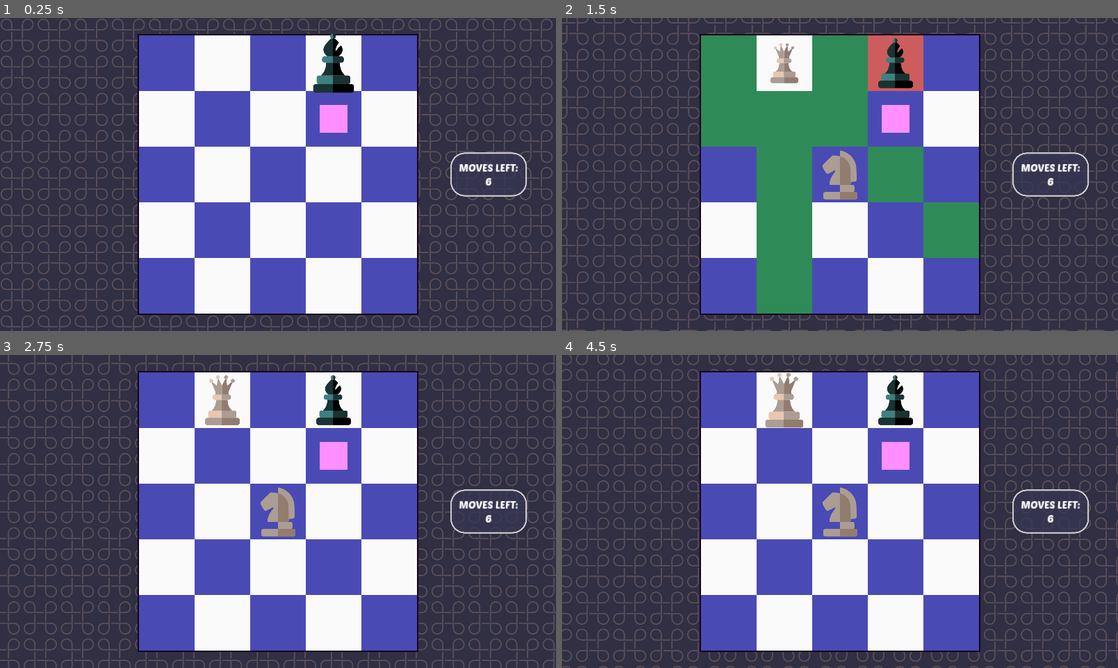
Above: before the commit, frames 1-4 (two rows, left to right).
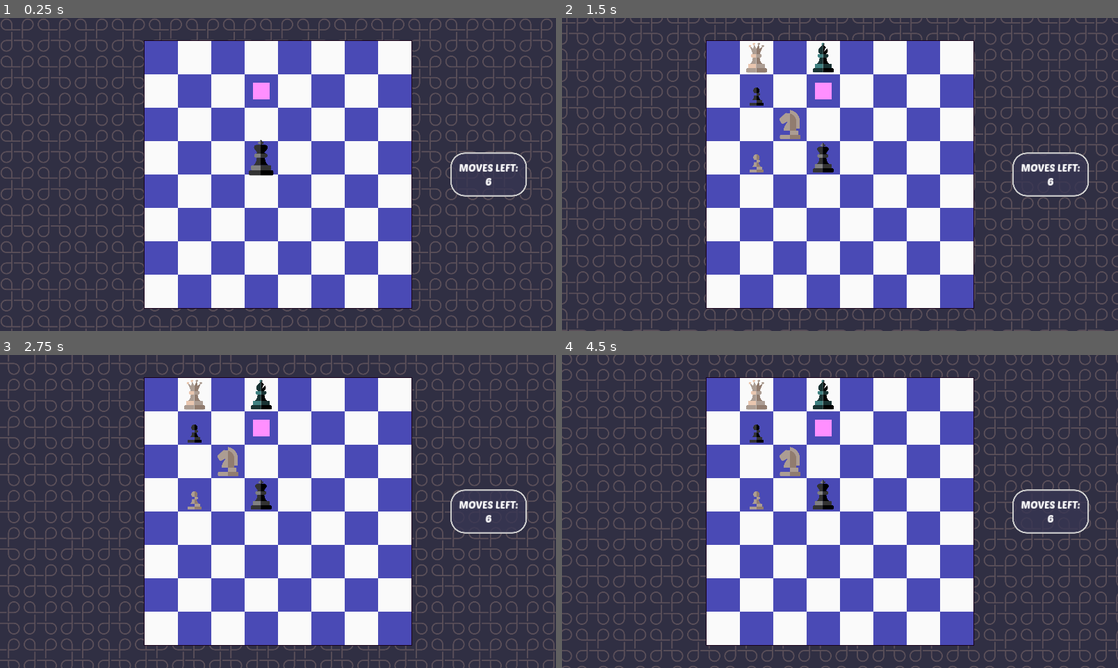
Above: after the commit, the same moments.

Repository: valentin-volatile/TchezLaik
Game: Godot game, scene res://scenes/levels/Level.tscn
Two runs of this game, one before a commit and one after it. Both use one fixed random seed, a clock stepped at 60 frames per second and the inputs below.
Inputs (mouse positions are in pixels of both pictures, inside the frame that each line leads up to):
- Up to frame 1 (0.25 s): no input
- Up to frame 2 (1.5 s): move the mouse to (895, 61) at 0.52 s; right-click (895, 61) at 0.6 s; click (895, 61) at 0.67 s; move the mouse to (784, 61) at 1.27 s; click (784, 61) at 1.35 s
- Up to frame 3 (2.75 s): right-click (222, 398) at 1.55 s; move the mouse to (278, 511) at 2.02 s; right-click (278, 511) at 2.1 s; click (278, 511) at 2.17 s
- Up to frame 4 (4.5 s): move the mouse to (895, 455) at 2.77 s; right-click (895, 455) at 2.85 s; click (895, 455) at 2.92 s; move the mouse to (728, 398) at 3.52 s; click (728, 398) at 3.6 s; right-click (728, 398) at 3.8 s; move the mouse to (784, 398) at 4.27 s; right-click (784, 398) at 4.35 s; click (784, 398) at 4.42 s

The runs differ from the first frame. In frame 1, 26% of the frame differs, in the area x 24-76%, y 4-95%; in frame 2, 35%, in the area x 24-76%, y 5-95%; in frame 3, 26%; in frame 4, 27%.

Commit message:
Fixed sounds, added SafePiece Class

Diff:
--- a/scenes/levels/Level.tscn
+++ b/scenes/levels/Level.tscn
@@ -6,10 +6,12 @@
 [ext_resource type="Script" path="res://scripts/grid.gd" id="4_3ung6"]
 [ext_resource type="PackedScene" uid="uid://cxmu2x8p5w5id" path="res://scenes/tiles/Tile.tscn" id="5_t62qt"]
 [ext_resource type="PackedScene" uid="uid://c2xm1y3ds60w8" path="res://scenes/pieces/PieceQueen.tscn" id="7_rg5y7"]
+[ext_resource type="PackedScene" uid="uid://bxtscrtbaiqta" path="res://scenes/pieces/PieceKing.tscn" id="7_vip0i"]
 [ext_resource type="Texture2D" uid="uid://7sip6ic0w6og" path="res://sprites/tiles/tile_basic.png" id="9_6fnj5"]
 [ext_resource type="PackedScene" uid="uid://dr3rlsnqlic7k" path="res://scenes/pieces/PieceKnight.tscn" id="9_nohm1"]
 [ext_resource type="PackedScene" uid="uid://bw6bxn2hh2ink" path="res://scenes/pieces/PieceUFO.tscn" id="10_82ds0"]
 [ext_resource type="Script" path="res://scripts/camera.gd" id="10_db16e"]
+[ext_resource type="PackedScene" uid="uid://d2rhr11sfajvb" path="res://scenes/pieces/PiecePawn.tscn" id="11_taovh"]
 [ext_resource type="PackedScene" uid="uid://cdgruyigpftjo" path="res://scenes/tiles/TilePromotion.tscn" id="12_6w6c0"]
 
 [node name="Level" type="Node2D"]
@@ -26,6 +28,8 @@
 
 [node name="Grid" type="Node2D" parent="."]
 script = ExtResource("4_3ung6")
+rows = 8
+columns = 8
 tile_scene = ExtResource("5_t62qt")
 tile_texture = ExtResource("9_6fnj5")
 bg_colour = Color(0.0955989, 0.00582926, 0.108098, 1)
@@ -33,6 +37,15 @@
 
 [node name="Pieces" type="Node2D" parent="Grid"]
 z_index = 10
+
+[node name="PieceKing" parent="Grid/Pieces" instance=ExtResource("7_vip0i")]
+position = Vector2(768, 768)
+colour = null
+capture_reach = null
+moves_when_capturing = null
+can_jump_over_obstacles = null
+stops_movement = null
+colour_affects_movement = null
 
 [node name="PieceUFO" parent="Grid/Pieces" instance=ExtResource("10_82ds0")]
 position = Vector2(768, 0)
@@ -43,6 +56,13 @@
 
 [node name="PieceKnight" parent="Grid/Pieces" instance=ExtResource("9_nohm1")]
 position = Vector2(512, 512)
+colour = "white"
+
+[node name="PiecePawn" parent="Grid/Pieces" instance=ExtResource("11_taovh")]
+position = Vector2(256, 256)
+
+[node name="PiecePawn2" parent="Grid/Pieces" instance=ExtResource("11_taovh")]
+position = Vector2(256, 768)
 colour = "white"
 
 [node name="Tiles" type="Node2D" parent="Grid"]
@@ -62,7 +82,6 @@
 
 [node name="Camera2D" type="Camera2D" parent="."]
 script = ExtResource("10_db16e")
-override_zoom = Vector2(0.75, 0.75)
 
 [node name="Label" type="Label" parent="."]
 offset_right = 40.0
--- a/scenes/pieces/PieceKing.tscn
+++ b/scenes/pieces/PieceKing.tscn
@@ -13,8 +13,13 @@
 [node name="PieceKing" instance=ExtResource("1_6o7y6")]
 script = ExtResource("2_dioxo")
 piece_name = "king"
+colour = null
 move_reach = 1
-eat_reach = 1
+capture_reach = 1
+moves_when_capturing = null
+can_jump_over_obstacles = null
+stops_movement = null
+colour_affects_movement = null
 
 [node name="Light" parent="Pivot" index="0"]
 texture = ExtResource("3_ryd86")
--- a/scenes/pieces/PiecePawn.tscn
+++ b/scenes/pieces/PiecePawn.tscn
@@ -14,7 +14,8 @@
 script = ExtResource("2_43y4q")
 piece_name = "pawn"
 move_reach = 2
-eat_reach = 1
+capture_reach = 1
+colour_affects_movement = true
 
 [node name="Light" parent="Pivot" index="0"]
 texture = ExtResource("3_hsbcm")
--- a/scenes/pieces/PieceTemplate.tscn
+++ b/scenes/pieces/PieceTemplate.tscn
@@ -1,14 +1,11 @@
-[gd_scene load_steps=20 format=3 uid="uid://bj2bih23nwha8"]
+[gd_scene load_steps=17 format=3 uid="uid://bj2bih23nwha8"]
 
 [ext_resource type="Texture2D" uid="uid://dy4dyi5rvk4i7" path="res://sprites/pieces/Bishop/Bishop C.png" id="1_ho22d"]
 [ext_resource type="Texture2D" uid="uid://b3wkxsmo4fknj" path="res://sprites/pieces/Bishop/Bishop B.png" id="2_x23xk"]
 [ext_resource type="Texture2D" uid="uid://dmyuxv2lcvev1" path="res://sprites/pieces/Bishop/Bishop A.png" id="3_7rilx"]
-[ext_resource type="AudioStream" uid="uid://bkkx6nrwqyd06" path="res://sounds/move (1).wav" id="4_kislh"]
-[ext_resource type="AudioStream" uid="uid://deure7npyjud2" path="res://sounds/move (2).wav" id="5_0efbi"]
-[ext_resource type="AudioStream" uid="uid://cw15f2o7hp788" path="res://sounds/move (3).wav" id="6_7hsth"]
-[ext_resource type="AudioStream" uid="uid://bmqkn0jdaq2rr" path="res://sounds/move (4).wav" id="7_5184o"]
-[ext_resource type="AudioStream" uid="uid://cuwg1t6kbs8p8" path="res://sounds/move (5).wav" id="8_dl2j1"]
-[ext_resource type="AudioStream" uid="uid://cbbgmda0gg0bs" path="res://sounds/move (6).wav" id="9_vpqom"]
+[ext_resource type="AudioStream" uid="uid://deure7npyjud2" path="res://sounds/pieces/move/move_1.wav" id="4_ktujn"]
+[ext_resource type="AudioStream" uid="uid://bmqkn0jdaq2rr" path="res://sounds/pieces/move/move_2.wav" id="5_7e2wk"]
+[ext_resource type="AudioStream" uid="uid://cbbgmda0gg0bs" path="res://sounds/pieces/move/move_3.wav" id="6_p587g"]
 
 [sub_resource type="RectangleShape2D" id="RectangleShape2D_xi27u"]
 resource_local_to_scene = true
@@ -262,21 +259,14 @@
 "selected": SubResource("Animation_bywlj")
 }
 
-[sub_resource type="AudioStreamRandomizer" id="AudioStreamRandomizer_e7spt"]
-random_pitch = 1.2
-streams_count = 6
-stream_0/stream = ExtResource("4_kislh")
+[sub_resource type="AudioStreamRandomizer" id="AudioStreamRandomizer_nk1ly"]
+streams_count = 3
+stream_0/stream = ExtResource("4_ktujn")
 stream_0/weight = 1.0
-stream_1/stream = ExtResource("5_0efbi")
+stream_1/stream = ExtResource("5_7e2wk")
 stream_1/weight = 1.0
-stream_2/stream = ExtResource("6_7hsth")
+stream_2/stream = ExtResource("6_p587g")
 stream_2/weight = 1.0
-stream_3/stream = ExtResource("7_5184o")
-stream_3/weight = 1.0
-stream_4/stream = ExtResource("8_dl2j1")
-stream_4/weight = 1.0
-stream_5/stream = ExtResource("9_vpqom")
-stream_5/weight = 1.0
 
 [node name="PieceTemplate" type="Node2D"]
 
@@ -304,7 +294,7 @@
 }
 
 [node name="AudioMove" type="AudioStreamPlayer2D" parent="."]
-stream = SubResource("AudioStreamRandomizer_e7spt")
+stream = SubResource("AudioStreamRandomizer_nk1ly")
 bus = &"SFX"
 
 [connection signal="input_event" from="Area2D" to="." method="_on_area_2d_input_event"]
--- a/scripts/global.gd
+++ b/scripts/global.gd
@@ -63,6 +63,7 @@
 
 	# leave captures as they were
 	grid_matrix[piece.position.y/TILE_SIZE][piece.position.x/TILE_SIZE][1] = piece
+
 	for enemy_piece in pieces:
 		if enemy_piece.colour == piece.colour: continue
 		enemy_piece._update_valid_captures()
--- a/scripts/grid.gd
+++ b/scripts/grid.gd
@@ -81,6 +81,7 @@
 		Global.modify_matrix_tile_at_pos(pos, tile)
 		tile.show_debug_info(debug_info)
 
+
 func set_up_pieces() -> void:
 	var piece_array = pieces.get_children()
 
@@ -102,7 +103,7 @@
 	pieces.add_child(piece)
 	set_up_piece(piece)
 	piece.appear()
-	piece.update_valid_tiles()
+	#piece.update_valid_tiles()
 
 
 func set_up_grid_bg() -> void:
--- a/scripts/level.gd
+++ b/scripts/level.gd
@@ -1,7 +1,7 @@
 extends Node2D
 class_name Level
 
-signal piece_eaten(piece: Piece)
+signal piece_captured(piece: Piece)
 #signal finished
 
 @export var moves_amount: int = 5
@@ -47,6 +47,9 @@
 
 
 func set_selected_piece(piece: Piece) -> void:
+	if piece: piece.update_valid_tiles()
+	if selected_piece: selected_piece.update_valid_tiles()
+
 	if not piece:
 		if selected_piece:
 			selected_piece.set_selected(false)
@@ -66,14 +69,16 @@
 
 
 func highlight_piece_valid_tiles(boolean: bool, piece: Piece) -> void:
+	#for pos in piece.move_tiles:
+		#highlight_tile(boolean, pos, false)
+	#
+	#for pos in piece.capture_tiles:
+		#var enemy_piece = Global.get_piece_at_pos(pos)
+		#if enemy_piece and enemy_piece.colour != piece.colour:
+			#highlight_tile(boolean, pos, true)
 
-	for pos in piece.move_tiles:
-		highlight_tile(boolean, pos, false)
-
-	for pos in piece.capture_tiles:
-		var enemy_piece = Global.get_piece_at_pos(pos)
-		if enemy_piece and enemy_piece.colour != piece.colour:
-			highlight_tile(boolean, pos, true)
+	for pos in piece.checked_tiles:
+		highlight_tile(boolean, pos, true)
 
 
 func highlight_tile(boolean: bool, pos: Vector2, capture_colour: bool) -> void:
@@ -95,9 +100,9 @@
 	if piece.position in selected_piece.capture_tiles:
 		var current_piece = selected_piece
 		set_selected_piece(null)
-		current_piece.eat(piece)
+		current_piece.capture(piece)
 		update_move_counter()
-		piece_eaten.emit(piece)
+		piece_captured.emit(piece)
 		return
 
 	if (not piece.position in selected_piece.move_tiles and piece.selectable):
--- a/scripts/pieces/piece_bishop.gd
+++ b/scripts/pieces/piece_bishop.gd
@@ -6,5 +6,5 @@
 	move_directions = [Vector2(Global.TILE_SIZE, Global.TILE_SIZE), Vector2(-Global.TILE_SIZE, -Global.TILE_SIZE),
 					Vector2(-Global.TILE_SIZE, Global.TILE_SIZE), Vector2(Global.TILE_SIZE, -Global.TILE_SIZE)]
 
-	eat_directions = [Vector2(Global.TILE_SIZE, Global.TILE_SIZE), Vector2(-Global.TILE_SIZE, -Global.TILE_SIZE),
+	capture_directions = [Vector2(Global.TILE_SIZE, Global.TILE_SIZE), Vector2(-Global.TILE_SIZE, -Global.TILE_SIZE),
 					Vector2(-Global.TILE_SIZE, Global.TILE_SIZE), Vector2(Global.TILE_SIZE, -Global.TILE_SIZE)]
--- a/scripts/pieces/piece_class.gd
+++ b/scripts/pieces/piece_class.gd
@@ -8,13 +8,14 @@
 @export var piece_name: String
 @export_enum("black", "white") var colour: String = "black"
 
-#suppose it moves along the whole axis and eats the same way, use it for pieces
+#suppose it moves along the whole axis and captures the same way, use it for pieces
 # that don't work that way
 @export var move_reach: int
-@export var eat_reach: int
-@export var moves_when_eating: bool = true
+@export var capture_reach: int
+@export var moves_when_capturing: bool = true
 @export var can_jump_over_obstacles: bool = false
 @export var stops_movement: bool = true
+@export var colour_affects_movement: bool = false
 
 @onready var anim_player: AnimationPlayer = $AnimationPlayer
 @onready var sprite_pivot = $Pivot
@@ -27,7 +28,7 @@
 var highlight_colour := Color(highlight_amount, highlight_amount, highlight_amount, 0)
 
 var move_directions := []
-var eat_directions := []
+var capture_directions := []
 var move_tiles := []
 var capture_tiles := []
 #empty tiles this unit is putting in check (necessary for the ufo and king)
@@ -46,7 +47,7 @@
 	sprite_pivot.visible = false
 	set_colour(colour, false)
 	_set_up_directions()
-	Global.grid_changed.connect(update_valid_tiles)
+	#Global.grid_changed.connect(update_valid_tiles)
 
 
 func _on_area_2d_input_event(_viewport, _event, _shape_idx):
@@ -74,7 +75,7 @@
 
 func _set_up_directions():
 	#move_directions =
-	#eat_directions =
+	#capture_directions =
 	pass
 
 
@@ -96,12 +97,12 @@
 	sprite_medium.self_modulate = new_colours["medium"]
 	sprite_light.self_modulate = new_colours["light"]
 	#self, modulate
-	#var tween = create_tween()
+	#var tween = crcapturee_tween()
 	#tween.tween_property(sprite, "self_modulate", new_modulate, 0.25)
 
 
 func set_highlight(boolean: bool) -> void:
-	#var tween: Tween = create_tween()
+	#var tween: Tween = crcapturee_tween()
 	#var final_modulate
 	#var tween_time = 0.15
 
@@ -113,69 +114,83 @@
 		#tween.tween_property(self, "modulate", final_modulate, tween_time)
 	pass
 
+
 func appear() -> void:
+	visible = true
+	selectable = false
+	sprite_pivot.visible = true
 	sprite_pivot.scale = Vector2.ZERO
-	sprite_pivot.visible = true
+
+	anim_player.play("appear")
+	await anim_player.animation_finished
+
+	selectable = true
+
+
+func disappear() -> void:
+	visible = true
 	selectable = false
-	anim_player.play("appear")
-
-	await anim_player.animation_finished
-
-	selectable = true
-
-
-
-func disappear() -> void:
-	selectable = false
+
 	anim_player.play("disappear")
 	await anim_player.animation_finished
 
-	selectable = false
 	visible = false
 	finished_animation.emit()
 
 
-func eat(piece: Piece) -> void:
-	if moves_when_eating:
-		move(piece.position)
+func capture(piece: Piece) -> void:
+	if moves_when_capturing:
+		play_audio("capture", move_time-0.05)
+		move(piece.position, false)
 
 	Global.emit_grid_changed()
-	_on_eating(piece)
-	piece._on_being_eaten(self)
-
-
-func move(pos: Vector2) -> void:
+	_on_capturing(piece)
+	piece._on_being_captured(self)
+
+
+func move(pos: Vector2, play_sound: bool = true) -> void:
 	selectable = false
 	being_tweened = true
 
 	Global.modify_matrix_piece_at_pos(position, null)
 	Global.modify_matrix_piece_at_pos(pos, self)
 
-
-	#connected to level, blocks all input
+	#connected to level, blocks/resumes all input
 	started_animation.emit()
-
+	await play_move_animation(pos, play_sound)
+
+	Global.emit_grid_changed()
+	finished_animation.emit()
+
+
+func play_move_animation(pos: Vector2, play_sound: bool = true) -> void:
 	sprite_pivot.scale = Vector2(0.75, 0.75)
 	rotation_degrees = 0 if (position.x == pos.x) else -move_rotation * sign(position.x-pos.x)
 
+	if play_sound: play_audio("move", move_time-0.05)
 	var tween = create_tween().set_parallel(true)
 	tween.tween_property(self, "position", pos, move_time).set_trans(Tween.TRANS_BACK)
 	tween.tween_property(sprite_pivot, "scale", Vector2(1, 1), move_time).set_trans(Tween.TRANS_ELASTIC)
 	tween.tween_property(self, "rotation", 0, move_time).set_trans(Tween.TRANS_ELASTIC)
 	await tween.finished
-	audio_move.play()
 
 	position = pos
 	being_tweened = false
 	selectable = true
 
 
-	#connected to level, resumes input
-	Global.emit_grid_changed()
-	finished_animation.emit()
+func play_audio(sound: String, delay: float = 0.0):
+	if delay:
+		await get_tree().create_timer(delay).timeout
+
+	match sound:
+		"move":
+			audio_move.play()
 
 
 func update_valid_tiles() -> void:
+	checked_tiles = []
+	if colour_affects_movement: _set_up_directions()
 	_update_valid_captures()
 	_update_valid_moves()
 
@@ -195,8 +210,7 @@
 
 			if (new_pos == position): continue
 
-			if not(is_valid_move(new_pos)):
-				break
+			if not(is_valid_move(new_pos)): break
 
 			move_tiles.append(new_pos)
 
@@ -206,13 +220,11 @@
 	# gets called by grid (as the global vars are set in it), so
 	# they don't have a value until the grid executes it's ready function
 	capture_tiles = []
-	checked_tiles = []
-
-	var eat_amount = (eat_reach+1) if eat_reach else max(Global.grid_columns, Global.grid_rows)
-
-	for dir in eat_directions:
-
-		for amount in eat_amount:
+
+	var capture_amount = (capture_reach+1) if capture_reach else max(Global.grid_columns, Global.grid_rows)
+
+	for dir in capture_directions:
+		for amount in capture_amount:
 			var new_pos = position + (dir*amount)
 
 			if (new_pos == position): continue
@@ -225,9 +237,12 @@
 				checked_tiles.append(new_pos)
 				continue
 
-			if piece.colour == colour: break
-
-			capture_tiles.append(new_pos)
+			if piece.colour != colour:
+				capture_tiles.append(new_pos)
+
+			checked_tiles.append(new_pos)
+			break
+
 
 
 func is_valid_move(pos: Vector2) -> bool:
@@ -249,11 +264,11 @@
 	return true
 
 
-func _on_eating(piece_eaten: Piece) -> void:
-	prints(colour, piece_name, "ate", piece_eaten.colour, piece_eaten.piece_name)
-	set_colour(piece_eaten.colour)
-
-
-func _on_being_eaten(piece_eaten_by: Piece) -> void:
+func _on_capturing(piece_captured: Piece) -> void:
+	prints(colour, piece_name, "captured", piece_captured.colour, piece_captured.piece_name)
+	set_colour(piece_captured.colour)
+
+
+func _on_being_captured(piece_captured_by: Piece) -> void:
 	alive = false
 	disappear()
--- a/scripts/pieces/piece_king.gd
+++ b/scripts/pieces/piece_king.gd
@@ -1,4 +1,4 @@
-extends Piece
+extends SafePiece
 class_name PieceKing
 
 func _set_up_directions() -> void:
@@ -6,22 +6,23 @@
 					Vector2(0, -Global.TILE_SIZE), Vector2(Global.TILE_SIZE, Global.TILE_SIZE), Vector2(-Global.TILE_SIZE, -Global.TILE_SIZE),
 					Vector2(-Global.TILE_SIZE, Global.TILE_SIZE), Vector2(Global.TILE_SIZE, -Global.TILE_SIZE)]
 
-	eat_directions = [Vector2(Global.TILE_SIZE, 0), Vector2(-Global.TILE_SIZE, 0), Vector2(0, Global.TILE_SIZE),
+	capture_directions = [Vector2(Global.TILE_SIZE, 0), Vector2(-Global.TILE_SIZE, 0), Vector2(0, Global.TILE_SIZE),
 					Vector2(0, -Global.TILE_SIZE), Vector2(Global.TILE_SIZE, Global.TILE_SIZE), Vector2(-Global.TILE_SIZE, -Global.TILE_SIZE),
 					Vector2(-Global.TILE_SIZE, Global.TILE_SIZE), Vector2(Global.TILE_SIZE, -Global.TILE_SIZE)]
 
 
-func _update_valid_moves() -> void:
-	if not Global.grid_matrix: return #avoid crash, as pieces are set up before the grid
+func update_valid_tiles() -> void:
+	checked_tiles = []
+	_update_valid_captures()
+	_update_valid_moves()
 
-	move_tiles = []
-	var attacked_tiles = Global.get_attacked_pos(self)
+	var attack_tiles = Global.get_attacked_pos(self)
+	#copy, as arrays are passed by reference and cannot erase while iterating
+	var capture_tiles_copy = capture_tiles.duplicate()
+	var move_tiles_copy = move_tiles.duplicate()
 
-	for dir in move_directions:
-		var new_pos = position + dir
+	for move in capture_tiles_copy:
+		if move in attack_tiles: capture_tiles.erase(move)
 
-		if not(is_valid_move(new_pos)):
-			continue
-
-		if not (new_pos in attacked_tiles):
-			move_tiles.append(new_pos)
+	for move in move_tiles_copy:
+		if move in attack_tiles: move_tiles.erase(move)
--- a/scripts/pieces/piece_knight.gd
+++ b/scripts/pieces/piece_knight.gd
@@ -9,7 +9,7 @@
 				Vector2(-Global.TILE_SIZE, Global.TILE_SIZE*2), Vector2(-Global.TILE_SIZE, -Global.TILE_SIZE*2)]
 
 	move_directions = positions
-	eat_directions = positions
+	capture_directions = positions
 
 
 func _update_valid_moves() -> void:
@@ -23,9 +23,8 @@
 
 func _update_valid_captures() -> void:
 	capture_tiles = []
-	checked_tiles = []
 
-	for dir in eat_directions:
+	for dir in capture_directions:
 		var new_pos = position + dir
 
 		if not Global.is_in_grid(new_pos): continue
@@ -37,3 +36,5 @@
 
 		if piece.colour != colour:
 			capture_tiles.append(new_pos)
+
+		checked_tiles.append(new_pos)
--- a/scripts/pieces/piece_pawn.gd
+++ b/scripts/pieces/piece_pawn.gd
@@ -1,22 +1,10 @@
 extends Piece
 class_name PiecePawn
-
-
-func update_valid_tiles() -> void:
-	_set_up_directions()
-	_update_valid_captures()
-	_update_valid_moves()
-
 
 func _set_up_directions() -> void:
 	if colour == "white":
 		move_directions = [Vector2(0, -Global.TILE_SIZE)]
-		eat_directions = [Vector2(Global.TILE_SIZE, -Global.TILE_SIZE), Vector2(-Global.TILE_SIZE, -Global.TILE_SIZE)]
+		capture_directions = [Vector2(Global.TILE_SIZE, -Global.TILE_SIZE), Vector2(-Global.TILE_SIZE, -Global.TILE_SIZE)]
 	else:
 		move_directions = [Vector2(0, Global.TILE_SIZE)]
-		eat_directions = [Vector2(Global.TILE_SIZE, Global.TILE_SIZE), Vector2(-Global.TILE_SIZE, Global.TILE_SIZE)]
-
-
-func _on_eating(piece_eaten: Piece) -> void:
-	prints(colour, piece_name, "ate", piece_eaten.colour, piece_eaten.piece_name)
-	set_colour(piece_eaten.colour)
+		capture_directions = [Vector2(Global.TILE_SIZE, Global.TILE_SIZE), Vector2(-Global.TILE_SIZE, Global.TILE_SIZE)]
--- a/scripts/pieces/piece_queen.gd
+++ b/scripts/pieces/piece_queen.gd
@@ -5,6 +5,6 @@
 					Vector2(0, -Global.TILE_SIZE), Vector2(Global.TILE_SIZE, Global.TILE_SIZE), Vector2(-Global.TILE_SIZE, -Global.TILE_SIZE),
 					Vector2(-Global.TILE_SIZE, Global.TILE_SIZE), Vector2(Global.TILE_SIZE, -Global.TILE_SIZE)]
 
-	eat_directions = [Vector2(Global.TILE_SIZE, 0), Vector2(-Global.TILE_SIZE, 0), Vector2(0, Global.TILE_SIZE),
+	capture_directions = [Vector2(Global.TILE_SIZE, 0), Vector2(-Global.TILE_SIZE, 0), Vector2(0, Global.TILE_SIZE),
 					Vector2(0, -Global.TILE_SIZE), Vector2(Global.TILE_SIZE, Global.TILE_SIZE), Vector2(-Global.TILE_SIZE, -Global.TILE_SIZE),
 					Vector2(-Global.TILE_SIZE, Global.TILE_SIZE), Vector2(Global.TILE_SIZE, -Global.TILE_SIZE)]
--- a/scripts/pieces/piece_rook.gd
+++ b/scripts/pieces/piece_rook.gd
@@ -3,4 +3,4 @@
 
 func _set_up_directions() -> void:
 	move_directions = [Vector2(Global.TILE_SIZE, 0), Vector2(-Global.TILE_SIZE, 0), Vector2(0, Global.TILE_SIZE), Vector2(0, -Global.TILE_SIZE)]
-	eat_directions = [Vector2(Global.TILE_SIZE, 0), Vector2(-Global.TILE_SIZE, 0), Vector2(0, Global.TILE_SIZE), Vector2(0, -Global.TILE_SIZE)]
+	capture_directions = [Vector2(Global.TILE_SIZE, 0), Vector2(-Global.TILE_SIZE, 0), Vector2(0, Global.TILE_SIZE), Vector2(0, -Global.TILE_SIZE)]
--- a/scripts/pieces/piece_ufo.gd
+++ b/scripts/pieces/piece_ufo.gd
@@ -1,4 +1,4 @@
-extends Piece
+extends SafePiece
 class_name PieceUFO
 
 func _set_up_directions() -> void:
@@ -6,7 +6,7 @@
 					Vector2(0, -Global.TILE_SIZE), Vector2(Global.TILE_SIZE, Global.TILE_SIZE), Vector2(-Global.TILE_SIZE, -Global.TILE_SIZE),
 					Vector2(-Global.TILE_SIZE, Global.TILE_SIZE), Vector2(Global.TILE_SIZE, -Global.TILE_SIZE)]
 
-	eat_directions = [Vector2(Global.TILE_SIZE, 0), Vector2(-Global.TILE_SIZE, 0), Vector2(0, Global.TILE_SIZE),
+	capture_directions = [Vector2(Global.TILE_SIZE, 0), Vector2(-Global.TILE_SIZE, 0), Vector2(0, Global.TILE_SIZE),
 					Vector2(0, -Global.TILE_SIZE), Vector2(Global.TILE_SIZE, Global.TILE_SIZE), Vector2(-Global.TILE_SIZE, -Global.TILE_SIZE),
 					Vector2(-Global.TILE_SIZE, Global.TILE_SIZE), Vector2(Global.TILE_SIZE, -Global.TILE_SIZE)]
 
@@ -24,28 +24,23 @@
 
 			if (new_pos == position): continue
 
-			if not(is_valid_move(new_pos)):
-				break
+			if not(is_valid_move(new_pos)): continue
 
-			if not (new_pos in attacked_tiles):
-				move_tiles.append(new_pos)
+			move_tiles.append(new_pos)
 
 
 func _update_valid_captures() -> void:
-	if not Global.grid_matrix: return #avoid crash, as pieces are set up before the grid
+	#if not Global.grid_matrix: return #avoid crash, as pieces are set up before the grid
 
 	capture_tiles = []
-	checked_tiles = []
-
-	var attacked_tiles = Global.get_attacked_pos(self)
 
 	for row in Global.grid_rows:
 		for column in Global.grid_columns:
-			var new_pos = Vector2(Global.TILE_SIZE*row, Global.TILE_SIZE*column)
+			var new_pos = Vector2(row*Global.TILE_SIZE, column*Global.TILE_SIZE)
 
 			if (new_pos == position): continue
 
-			if not Global.is_in_grid(new_pos): break
+			#if not Global.is_in_grid(new_pos): break
 
 			var piece = Global.get_piece_at_pos(new_pos)
 
@@ -53,7 +48,7 @@
 				checked_tiles.append(new_pos)
 				continue
 
-			if piece.colour == colour: continue
-
-			if not(new_pos in attacked_tiles):
+			if piece.colour != colour:
 				capture_tiles.append(new_pos)
+			else:
+				checked_tiles.append(new_pos)
--- /dev/null
+++ b/scripts/pieces/safe_piece_class.gd
@@ -0,0 +1,24 @@
+extends Piece
+class_name SafePiece
+
+#safe pieces cannot move into a tile or capture a piece that would leave them in check
+
+func update_valid_tiles() -> void:
+	checked_tiles = []
+	_update_valid_captures()
+	_update_valid_moves()
+
+	#copy, as arrays are passed by reference and cannot erase while iterating
+	var attack_tiles = Global.get_attacked_pos(self)
+	var capture_tiles_copy = capture_tiles.duplicate()
+	var move_tiles_copy = move_tiles.duplicate()
+	var checked_tiles_copy = checked_tiles.duplicate()
+
+	for move in capture_tiles_copy:
+		if move in attack_tiles: capture_tiles.erase(move)
+
+	for move in move_tiles_copy:
+		if move in attack_tiles: move_tiles.erase(move)
+
+	for move in checked_tiles_copy:
+		if move in attack_tiles: checked_tiles.erase(move)
--- a/scripts/tiles/tile_promotion.gd
+++ b/scripts/tiles/tile_promotion.gd
@@ -8,17 +8,12 @@
 
 	await trigger_piece.finished_animation
 
-
 	var new_piece: Piece = piece_path.instantiate()
 
 	new_piece.position = position
 
 	trigger_piece.disappear()
+	await trigger_piece.finished_animation
 
-	await trigger_piece.finished_animation
-	play_promotion_anim()
 	Global.grid_node.add_piece(new_piece)
 	new_piece.set_colour(trigger_piece.colour)
-
-func play_promotion_anim() -> void:
-	pass
Not shown: 1 places in scenes/levels/Level.tscn that only renumber resources
Not shown, removed: sounds/move (4).wav.import
Not shown, added: sounds/pieces/capture/capture_1.wav.import
Not shown, changed: sounds/pieces/capture/capture_2.wav.import
Not shown, changed: sounds/pieces/capture/capture_3.wav.import
Not shown, changed: sounds/pieces/move/move_1.wav.import
Not shown, changed: sounds/pieces/move/move_2.wav.import
Not shown, changed: sounds/pieces/move/move_3.wav.import
Not shown, added: sounds/pieces/capture/capture_1.wav
Not shown, added: sounds/pieces/capture/capture_2.wav
Not shown, added: sounds/pieces/capture/capture_3.wav
Not shown, added: sounds/pieces/move/move_1.wav
(and 2 more such lines)
